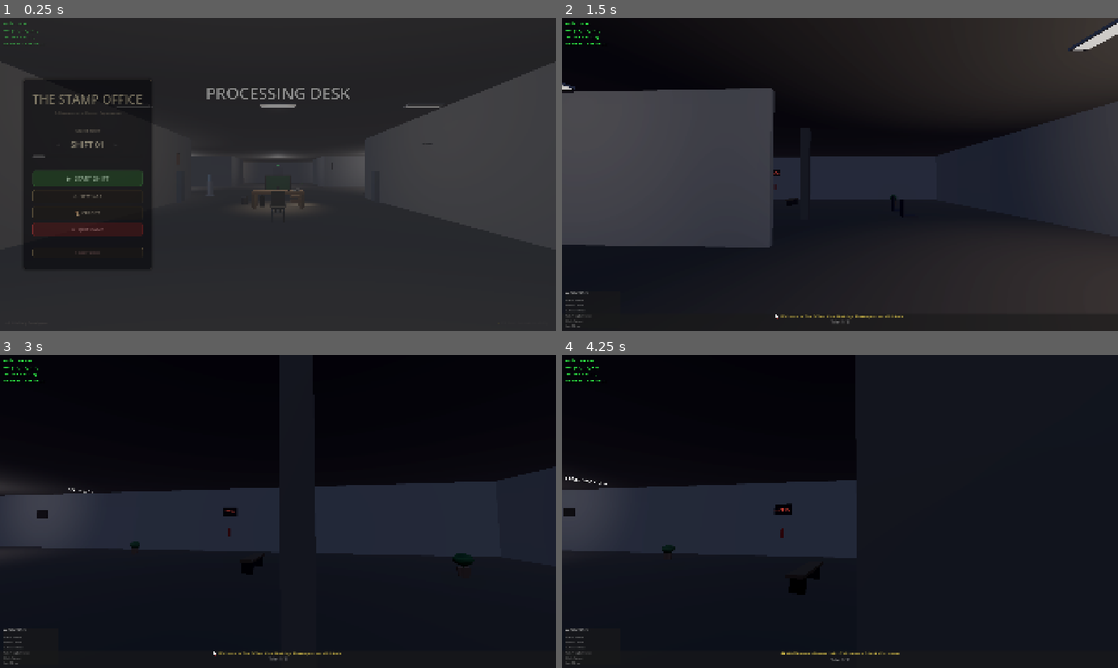
Above: before the commit, frames 1-4 (two rows, left to right).
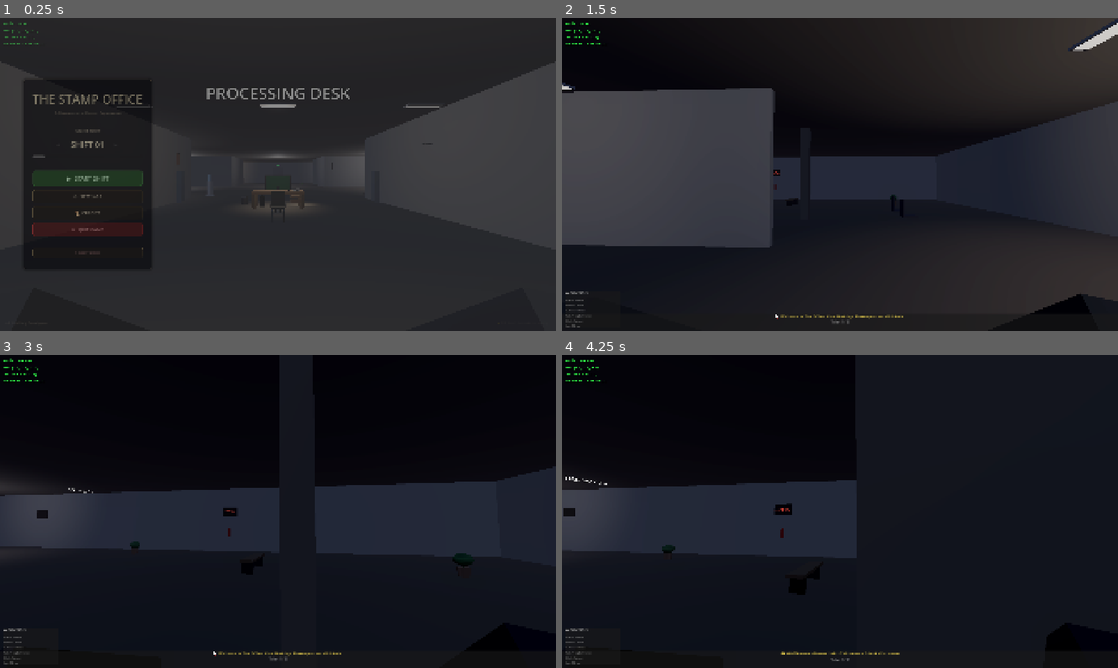
Above: after the commit, the same moments.

Repository: ThanhNguyxn/the-stamp-office
Game: Godot game, scene res://scenes/Main.tscn
Same seed, same stepped clock (60 frames per second), same inputs: the game is played once before the commit and once after it.
Inputs (mouse positions are in pixels of both pictures, inside the frame that each line leads up to):
- Up to frame 1 (0.25 s): no input
- Up to frame 2 (1.5 s): click "▶ START SHIFT" at 0.5 s; tap Enter at 1.25 s; move the mouse to (867, 174) at 1.27 s; hold W (move_forward) from 1.28 s (still down); tap E (interact_desk) at 1.35 s
- Up to frame 3 (3 s): keep holding W (move_forward); tap Space (move_jump) at 1.52, 2.27 s; move the mouse to (250, 511) at 2.02 s; tap Shift (move_sprint) at 2.1 s; move the mouse to (289, 505) at 2.77 s; tap Tab (toggle_cursor) at 2.85 s
- Up to frame 4 (4.25 s): keep holding W (move_forward); move the mouse to (812, 574) at 3.52 s; tap Enter at 3.6 s; click (812, 574) at 3.67 s; tap Space (move_jump) at 3.77 s

The runs differ from the first frame. In frame 2, 0.7% of the frame differs, in the area x 84-100%, y 88-95%; in frame 3, 0.4%; in frame 4, 0.3%.

Commit message:
feat: Improve body visibility, add arm sway and footstep sounds

Diff:
--- a/game/scripts/Player.gd
+++ b/game/scripts/Player.gd
@@ -99,7 +99,7 @@
 	canvas.add_child(interact_hint_label)
 
 func _create_player_body() -> void:
-	# Create visible body parts attached to camera
+	# Create visible body parts attached to camera - positioned to be visible when looking down
 	if not camera:
 		return
 
@@ -107,94 +107,171 @@
 	player_body.name = "PlayerBody"
 	camera.add_child(player_body)
 
-	# Arm material
-	var arm_material = StandardMaterial3D.new()
-	arm_material.albedo_color = Color(0.85, 0.7, 0.6, 1)  # Skin tone
-	arm_material.roughness = 0.8
+	# Materials
+	var skin_material = StandardMaterial3D.new()
+	skin_material.albedo_color = Color(0.92, 0.78, 0.68, 1)  # Skin tone
+	skin_material.roughness = 0.85
 
 	var sleeve_material = StandardMaterial3D.new()
-	sleeve_material.albedo_color = Color(0.2, 0.22, 0.25, 1)  # Dark shirt
-	sleeve_material.roughness = 0.7
-
-	# Left arm (visible when looking down-left)
+	sleeve_material.albedo_color = Color(0.18, 0.2, 0.24, 1)  # Dark shirt sleeve
+	sleeve_material.roughness = 0.75
+
+	var pants_material = StandardMaterial3D.new()
+	pants_material.albedo_color = Color(0.12, 0.12, 0.14, 1)  # Dark pants
+	pants_material.roughness = 0.7
+
+	var shoes_material = StandardMaterial3D.new()
+	shoes_material.albedo_color = Color(0.08, 0.06, 0.05, 1)  # Dark shoes
+	shoes_material.roughness = 0.5
+	shoes_material.metallic = 0.1
+
+	# ===== LEFT ARM (always visible on left side of screen) =====
 	left_arm = MeshInstance3D.new()
 	left_arm.name = "LeftArm"
 	var left_arm_mesh = BoxMesh.new()
-	left_arm_mesh.size = Vector3(0.08, 0.35, 0.08)
+	left_arm_mesh.size = Vector3(0.12, 0.45, 0.12)
 	left_arm.mesh = left_arm_mesh
-	left_arm.position = Vector3(-0.35, -0.5, -0.3)
-	left_arm.rotation_degrees = Vector3(15, 0, 10)
+	left_arm.position = Vector3(-0.35, -0.25, -0.35)  # Closer to camera
+	left_arm.rotation_degrees = Vector3(50, 20, 10)
 	left_arm.material_override = sleeve_material
 	player_body.add_child(left_arm)
+
+	# Left forearm
+	var left_forearm = MeshInstance3D.new()
+	left_forearm.name = "LeftForearm"
+	var left_forearm_mesh = BoxMesh.new()
+	left_forearm_mesh.size = Vector3(0.1, 0.32, 0.1)
+	left_forearm.mesh = left_forearm_mesh
+	left_forearm.position = Vector3(0, -0.32, 0.08)
+	left_forearm.rotation_degrees = Vector3(-35, 0, 0)
+	left_forearm.material_override = sleeve_material
+	left_arm.add_child(left_forearm)
 
 	# Left hand
 	var left_hand = MeshInstance3D.new()
 	left_hand.name = "LeftHand"
 	var left_hand_mesh = BoxMesh.new()
-	left_hand_mesh.size = Vector3(0.07, 0.12, 0.05)
+	left_hand_mesh.size = Vector3(0.09, 0.12, 0.06)
 	left_hand.mesh = left_hand_mesh
-	left_hand.position = Vector3(0, -0.22, 0)
-	left_hand.material_override = arm_material
-	left_arm.add_child(left_hand)
-
-	# Right arm (visible when looking down-right)
+	left_hand.position = Vector3(0, -0.2, 0.04)
+	left_hand.material_override = skin_material
+	left_forearm.add_child(left_hand)
+
+	# ===== RIGHT ARM (always visible on right side of screen) =====
 	right_arm = MeshInstance3D.new()
 	right_arm.name = "RightArm"
 	var right_arm_mesh = BoxMesh.new()
-	right_arm_mesh.size = Vector3(0.08, 0.35, 0.08)
+	right_arm_mesh.size = Vector3(0.12, 0.45, 0.12)
 	right_arm.mesh = right_arm_mesh
-	right_arm.position = Vector3(0.35, -0.5, -0.3)
-	right_arm.rotation_degrees = Vector3(15, 0, -10)
+	right_arm.position = Vector3(0.35, -0.25, -0.35)  # Closer to camera
+	right_arm.rotation_degrees = Vector3(50, -20, -10)
 	right_arm.material_override = sleeve_material
 	player_body.add_child(right_arm)
+
+	# Right forearm
+	var right_forearm = MeshInstance3D.new()
+	right_forearm.name = "RightForearm"
+	var right_forearm_mesh = BoxMesh.new()
+	right_forearm_mesh.size = Vector3(0.1, 0.32, 0.1)
+	right_forearm.mesh = right_forearm_mesh
+	right_forearm.position = Vector3(0, -0.32, 0.08)
+	right_forearm.rotation_degrees = Vector3(-35, 0, 0)
+	right_forearm.material_override = sleeve_material
+	right_arm.add_child(right_forearm)
 
 	# Right hand
 	var right_hand = MeshInstance3D.new()
 	right_hand.name = "RightHand"
 	var right_hand_mesh = BoxMesh.new()
-	right_hand_mesh.size = Vector3(0.07, 0.12, 0.05)
+	right_hand_mesh.size = Vector3(0.09, 0.12, 0.06)
 	right_hand.mesh = right_hand_mesh
-	right_hand.position = Vector3(0, -0.22, 0)
-	right_hand.material_override = arm_material
-	right_arm.add_child(right_hand)
-
-	# Torso hint (visible when looking straight down)
+	right_hand.position = Vector3(0, -0.2, 0.04)
+	right_hand.material_override = skin_material
+	right_forearm.add_child(right_hand)
+
+	# ===== BODY (visible when looking down) =====
 	var torso = MeshInstance3D.new()
 	torso.name = "Torso"
 	var torso_mesh = BoxMesh.new()
-	torso_mesh.size = Vector3(0.4, 0.15, 0.25)
+	torso_mesh.size = Vector3(0.5, 0.25, 0.35)
 	torso.mesh = torso_mesh
-	torso.position = Vector3(0, -0.7, -0.1)
+	torso.position = Vector3(0, -0.5, 0.0)  # Closer, centered
 	torso.material_override = sleeve_material
 	player_body.add_child(torso)
 
-	# Legs hint (visible when looking down)
-	var legs = MeshInstance3D.new()
-	legs.name = "Legs"
-	var legs_mesh = BoxMesh.new()
-	legs_mesh.size = Vector3(0.35, 0.5, 0.2)
-	legs.mesh = legs_mesh
-	legs.position = Vector3(0, -1.1, 0.1)
-
-	var pants_material = StandardMaterial3D.new()
-	pants_material.albedo_color = Color(0.15, 0.15, 0.18, 1)  # Dark pants
-	pants_material.roughness = 0.7
-	legs.material_override = pants_material
-	player_body.add_child(legs)
-
-	# Feet
-	var feet = MeshInstance3D.new()
-	feet.name = "Feet"
-	var feet_mesh = BoxMesh.new()
-	feet_mesh.size = Vector3(0.35, 0.08, 0.3)
-	feet.mesh = feet_mesh
-	feet.position = Vector3(0, -1.4, 0.2)
-
-	var shoes_material = StandardMaterial3D.new()
-	shoes_material.albedo_color = Color(0.1, 0.08, 0.06, 1)  # Dark shoes
-	shoes_material.roughness = 0.5
-	feet.material_override = shoes_material
-	player_body.add_child(feet)
+	# ===== LEGS (visible when looking straight down) =====
+	var left_leg = MeshInstance3D.new()
+	left_leg.name = "LeftLeg"
+	var left_leg_mesh = BoxMesh.new()
+	left_leg_mesh.size = Vector3(0.16, 0.75, 0.16)
+	left_leg.mesh = left_leg_mesh
+	left_leg.position = Vector3(-0.14, -1.1, 0.2)  # Slightly forward
+	left_leg.material_override = pants_material
+	player_body.add_child(left_leg)
+
+	var right_leg = MeshInstance3D.new()
+	right_leg.name = "RightLeg"
+	var right_leg_mesh = BoxMesh.new()
+	right_leg_mesh.size = Vector3(0.16, 0.75, 0.16)
+	right_leg.mesh = right_leg_mesh
+	right_leg.position = Vector3(0.14, -1.1, 0.2)  # Slightly forward
+	right_leg.material_override = pants_material
+	player_body.add_child(right_leg)
+
+	# ===== FEET =====
+	var left_foot = MeshInstance3D.new()
+	left_foot.name = "LeftFoot"
+	var left_foot_mesh = BoxMesh.new()
+	left_foot_mesh.size = Vector3(0.14, 0.08, 0.3)
+	left_foot.mesh = left_foot_mesh
+	left_foot.position = Vector3(-0.14, -1.52, 0.35)  # More forward to be visible
+	left_foot.material_override = shoes_material
+	player_body.add_child(left_foot)
+
+	var right_foot = MeshInstance3D.new()
+	right_foot.name = "RightFoot"
+	var right_foot_mesh = BoxMesh.new()
+	right_foot_mesh.size = Vector3(0.14, 0.08, 0.3)
+	right_foot.mesh = right_foot_mesh
+	right_foot.position = Vector3(0.14, -1.52, 0.35)  # More forward to be visible
+	right_foot.material_override = shoes_material
+	player_body.add_child(right_foot)
+
+	# Create footstep audio player
+	_create_footstep_audio()
+
+func _create_footstep_audio() -> void:
+	var audio_player = AudioStreamPlayer.new()
+	audio_player.name = "FootstepPlayer"
+	audio_player.volume_db = -8.0
+	add_child(audio_player)
+
+	# Generate procedural footstep sound
+	var generator = AudioStreamGenerator.new()
+	generator.mix_rate = 22050
+	generator.buffer_length = 0.1
+	audio_player.stream = generator
+
+	# Connect footstep signal
+	footstep.connect(_play_footstep)
+
+func _play_footstep() -> void:
+	var audio_player = get_node_or_null("FootstepPlayer")
+	if not audio_player:
+		return
+
+	# Create a simple thud sound procedurally
+	var playback = audio_player.get_stream_playback()
+	if playback:
+		var frames_available = playback.get_frames_available()
+		for i in range(frames_available):
+			var t = float(i) / 22050.0
+			# Simple thud: decaying noise burst
+			var noise = randf_range(-1.0, 1.0)
+			var envelope = exp(-t * 80.0)  # Quick decay
+			var sample = noise * envelope * 0.3
+			playback.push_frame(Vector2(sample, sample))
+		audio_player.play()
 
 func _apply_head_bob(delta: float, is_sprinting: bool) -> void:
 	if not head or not head_bob_enabled or desk_focused:
@@ -211,6 +288,16 @@
 
 		head.position.y = default_head_y + bob_y
 		head.position.x = bob_x
+
+		# Arm sway - arms swing opposite to each other
+		if left_arm and right_arm:
+			var arm_swing = sin(head_bob_time * TAU) * 0.15
+			left_arm.rotation.x = deg_to_rad(45) + arm_swing
+			right_arm.rotation.x = deg_to_rad(45) - arm_swing
+
+			# Slight up/down motion
+			left_arm.position.y = -0.35 + sin(head_bob_time * TAU) * 0.02
+			right_arm.position.y = -0.35 - sin(head_bob_time * TAU) * 0.02
 
 		# Footstep timing (every half cycle)
 		footstep_timer += delta * head_bob_frequency * freq_mult
@@ -222,6 +309,13 @@
 		head.position.y = lerp(head.position.y, default_head_y, delta * 10.0)
 		head.position.x = lerp(head.position.x, 0.0, delta * 10.0)
 		head_bob_time = 0.0
+
+		# Reset arm positions
+		if left_arm and right_arm:
+			left_arm.rotation.x = lerp(left_arm.rotation.x, deg_to_rad(45), delta * 8.0)
+			right_arm.rotation.x = lerp(right_arm.rotation.x, deg_to_rad(45), delta * 8.0)
+			left_arm.position.y = lerp(left_arm.position.y, -0.35, delta * 8.0)
+			right_arm.position.y = lerp(right_arm.position.y, -0.35, delta * 8.0)
 
 func _physics_process(delta: float) -> void:
 	# Respawn if fallen
